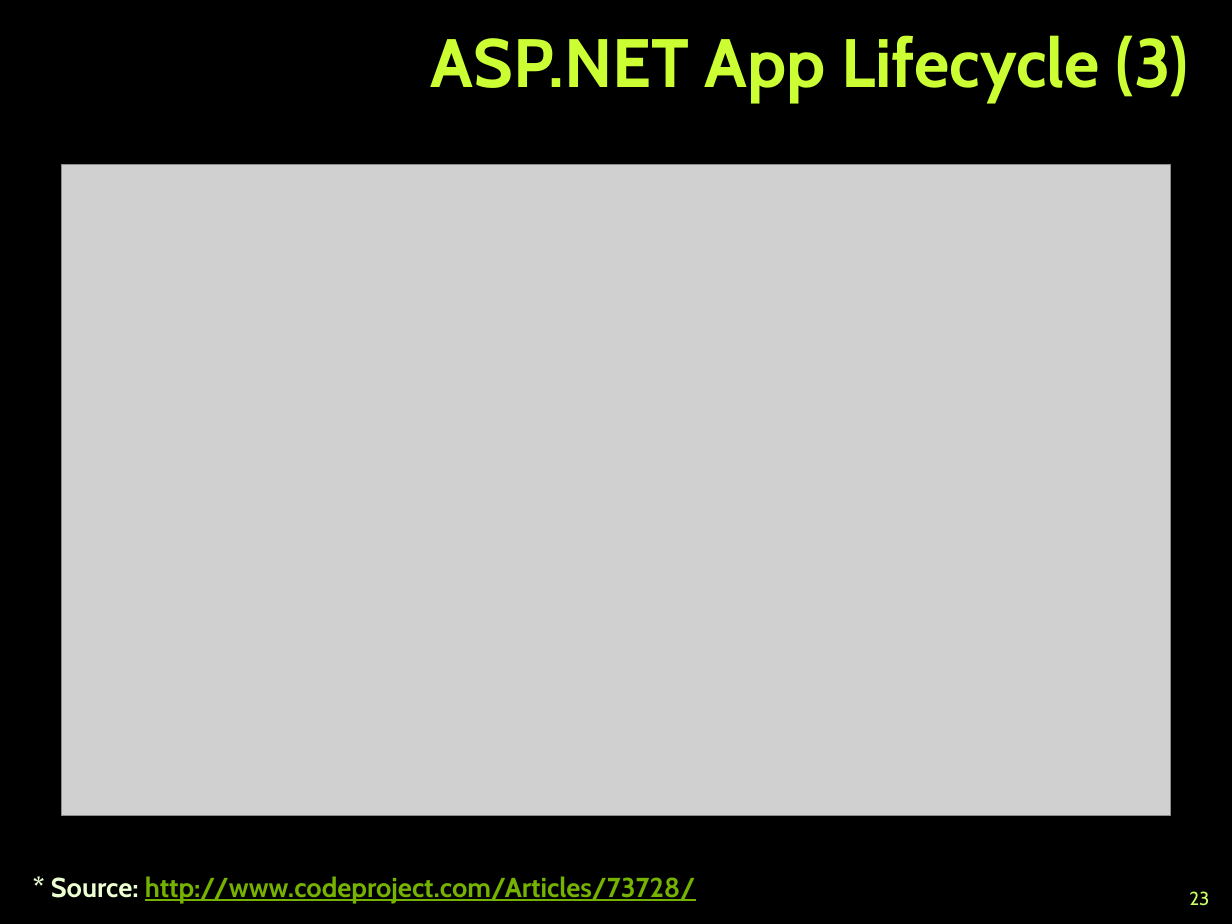
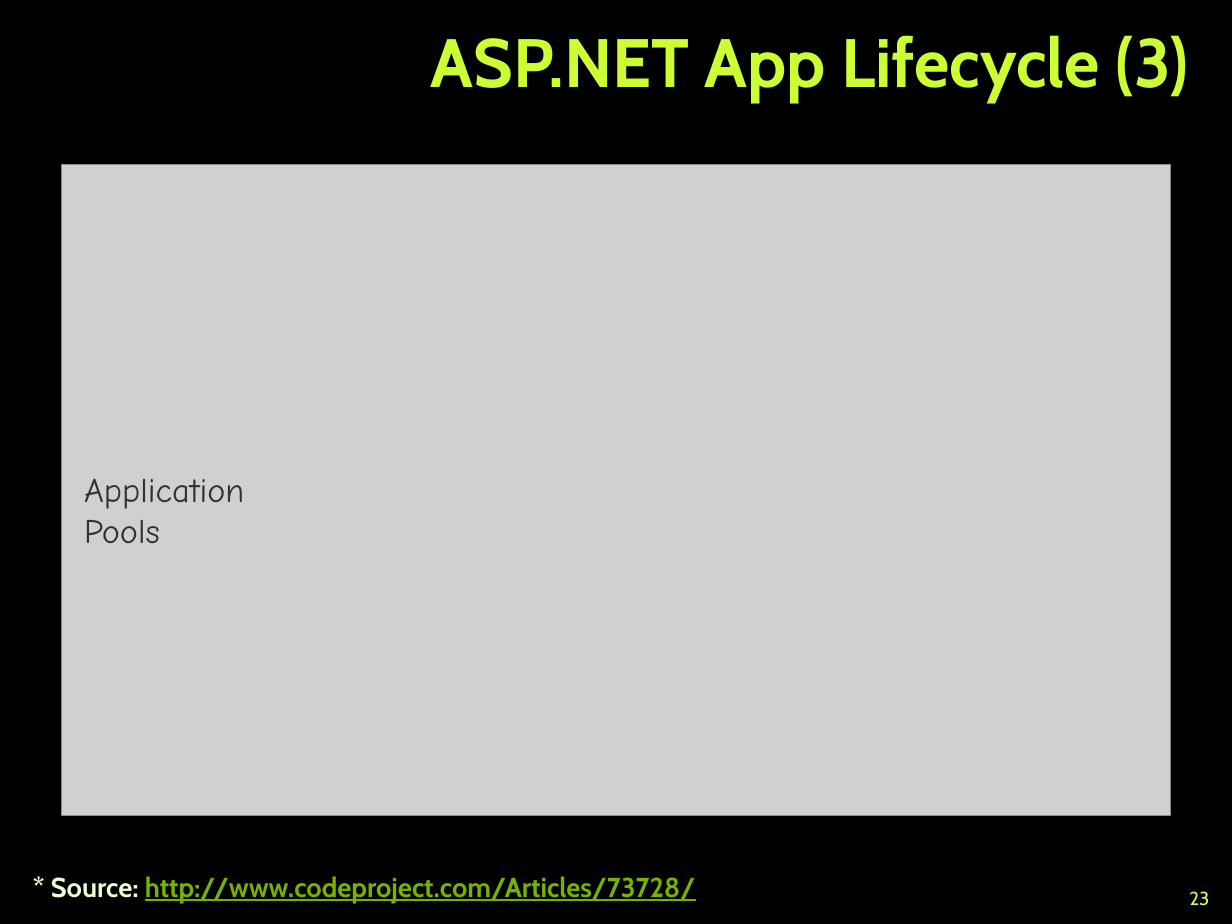
Before and after one commit to martin-nikolov/Telerik-Academy, a slide deck: slide 23 of ASP.NET Web Forms/01. Introduction to ASP.NET/Introduction-to-ASP.NET.pptx. Drawn at 1232x924 pixels with LibreOffice and Linux fonts; fonts in the diff are those of the drawing; grey boxes stand for pictures; background and template pictures are left out. Boxes give left, top, right and bottom in pixels: in the first picture for what was removed or moved away, otherwise in the second. Text is boxed around its words. In the diff, an @@ line names an element or a change of style, - is before the commit and + after.

```diff
--- a/ASP.NET Web Forms/01. Introduction to ASP.NET/Introduction-to-ASP.NET.pptx
+++ b/ASP.NET Web Forms/01. Introduction to ASP.NET/Introduction-to-ASP.NET.pptx
@@ text added at (x1=84, y1=478, x2=244, y2=543), 20 pt, text #323232 @@
+Application Pools
```
Also in this commit, not shown: 4 other slides changed, 1 slide added, 57 other files.
